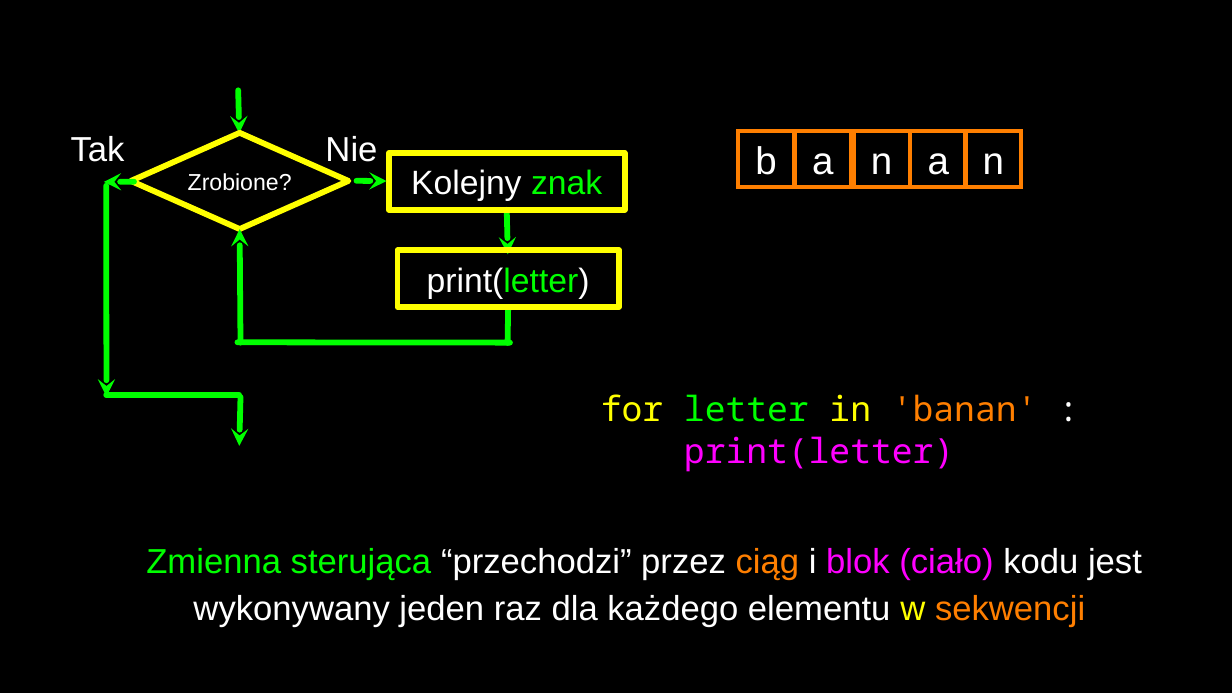
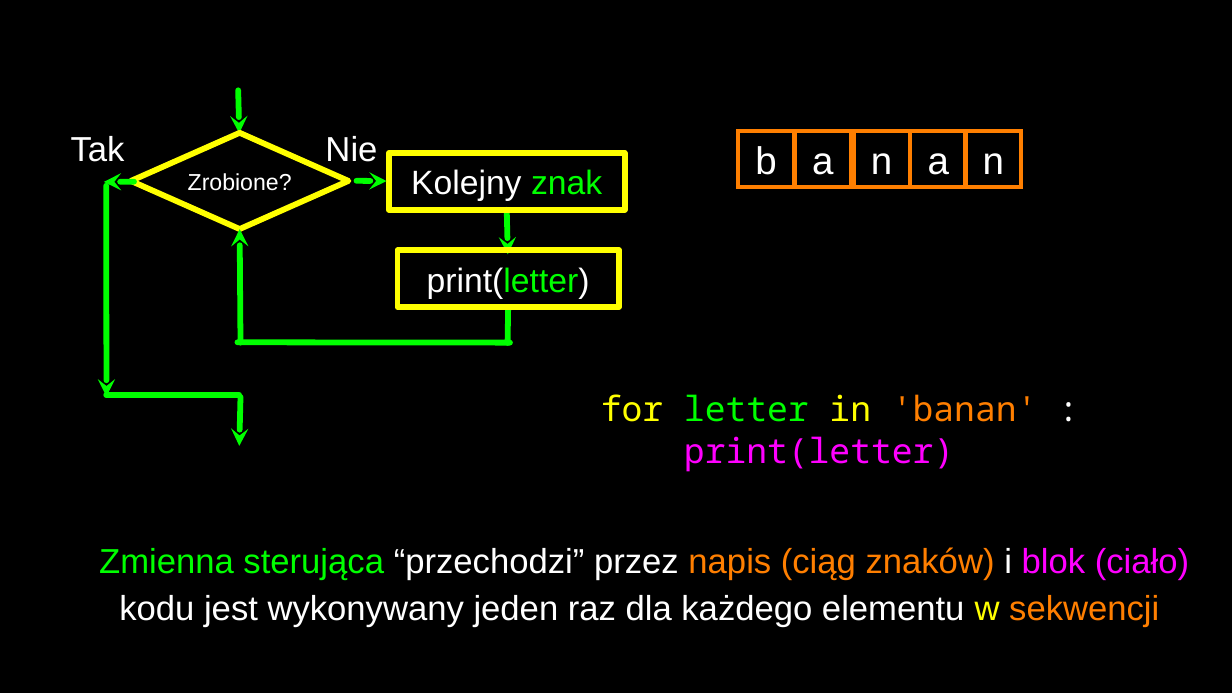
Before and after one commit to andre-wojtowicz/py4e-pl, a slide deck: slide 14 of lectures3/Pythonlearn-06-Strings-PL.pptx. Drawn at 1232x693 pixels with LibreOffice and Linux fonts; fonts in the diff are those of the drawing. Boxes give left, top, right and bottom in pixels: in the first picture for what was removed or moved away, otherwise in the second. Text is boxed around its words. In the diff, an @@ line names an element or a change of style, - is before the commit and + after.

```diff
--- a/lectures3/Pythonlearn-06-Strings-PL.pptx
+++ b/lectures3/Pythonlearn-06-Strings-PL.pptx
@@ text at <box>99,547,1189,628</box>: text changed @@
-Zmienna sterująca “przechodzi” przez ciąg i blok (ciało) kodu jest wykonywany jeden raz dla każdego elementu w sekwencji
+Zmienna sterująca “przechodzi” przez napis (ciąg znaków) i blok (ciało) kodu jest wykonywany jeden raz dla każdego elementu w sekwencji
```
Also in this commit, not shown: 27 other slides changed, 14 other files.
